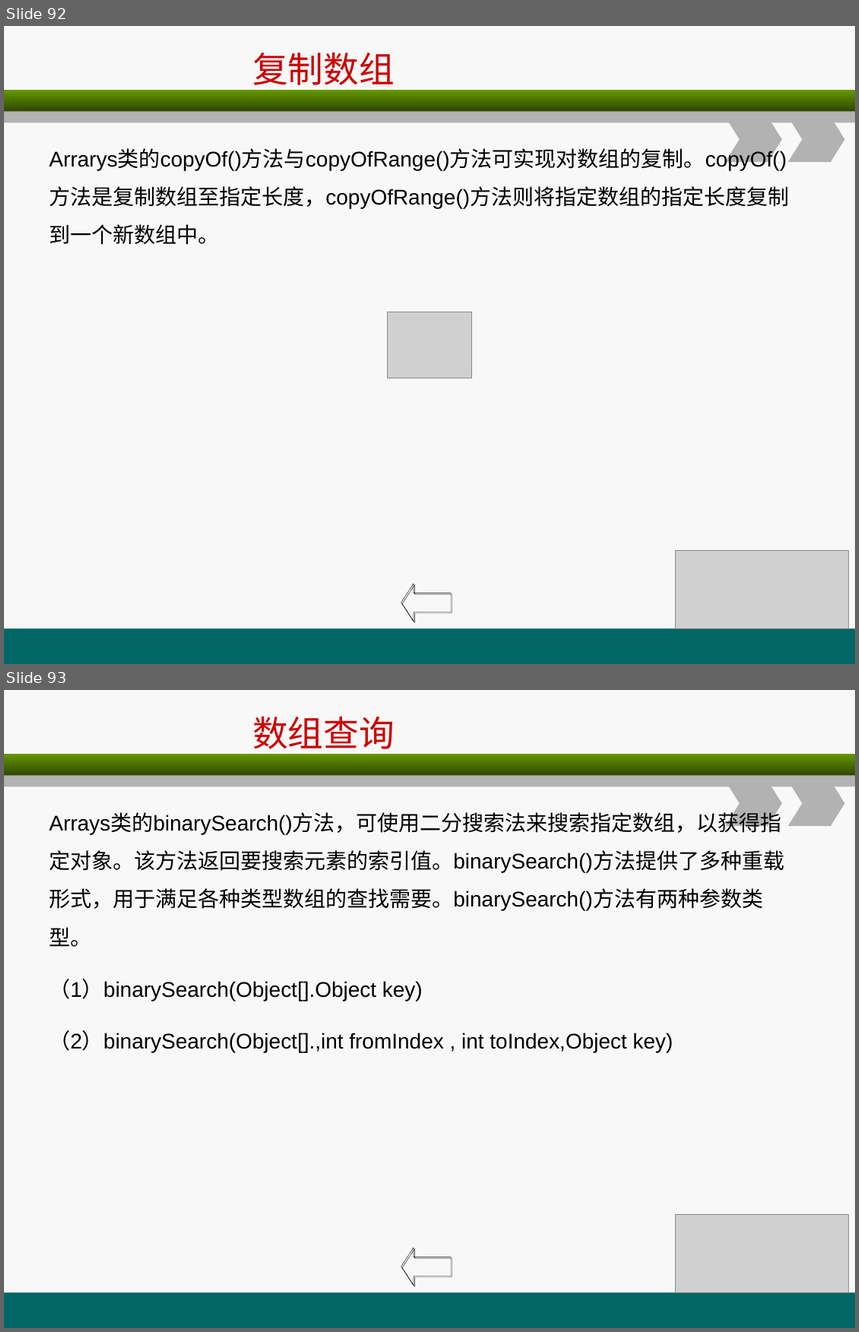
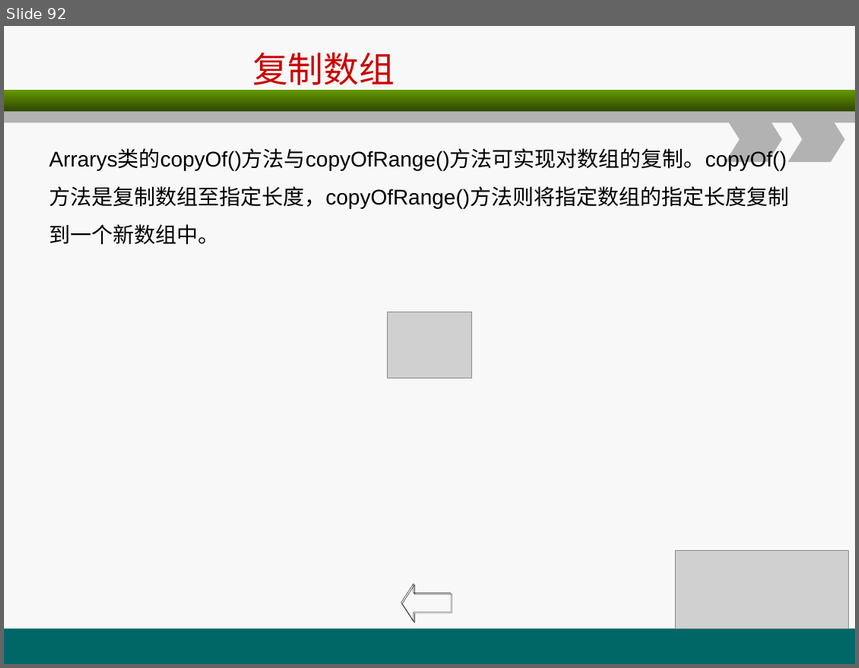
Before and after one commit to christwei/gitDoc, a slide deck: 课件/环宇/java编程基础/A2.ppt. Shown one above the other, each under a label of ours: slides 92 and 93 before the commit, slide 92 after it. The pictures are 859x1332 and 859x668 pixels, drawn with LibreOffice and Linux fonts; fonts in the diff are those of the drawing; grey boxes stand for pictures. Boxes give left, top, right and bottom in pixels: in the first picture for what was removed or moved away, otherwise in the second. Text is boxed around its words. In the diff, an @@ line names an element or a change of style, - is before the commit and + after.

```diff
--- a/课件/环宇/java编程基础/A2.ppt
+++ b/课件/环宇/java编程基础/A2.ppt
@@ slide 93 removed at (x1=4, y1=690, x2=855, y2=1328), background #F8F8F8; not listed: 5 template elements that a slide beside it also shows @@
@@ title removed at (x1=253, y1=716, x2=395, y2=756) @@
-数组查询
@@ text removed at (x1=49, y1=814, x2=785, y2=1002) @@
-Arrays类的binarySearch()方法，可使用二分搜索法来搜索指定数组，以获得指定对象。该方法返回要搜索元素的索引值。binarySearch()方法提供了多种重载形式，用于满足各种类型数组的查找需要。binarySearch()方法有两种参数类型。
-（1）binarySearch(Object[].Object key)
-（2）binarySearch(Object[].,int fromIndex , int toIndex,Object key)
@@ picture removed at (x1=676, y1=1215, x2=849, y2=1293) @@
@@ left arrow removed at (x1=401, y1=1249, x2=451, y2=1286) @@
```
Also in this commit, not shown: 5 slides changed, 1 slide added, 12 other files.
